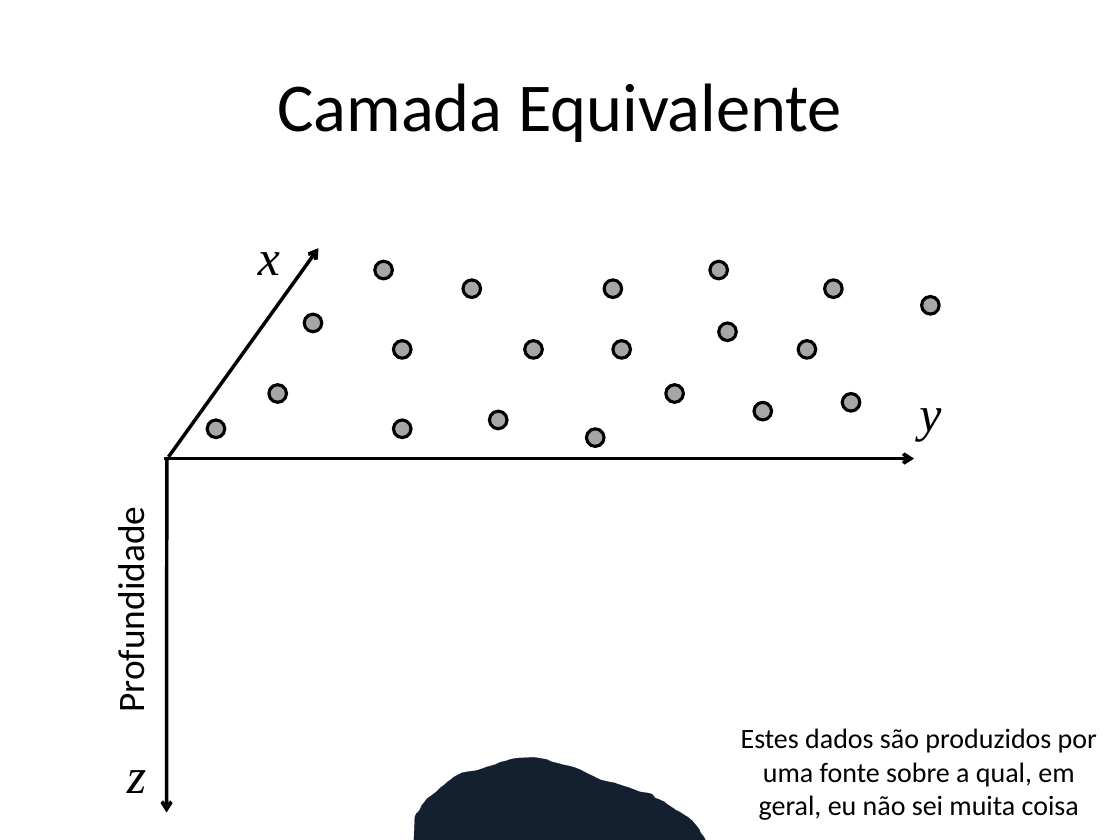
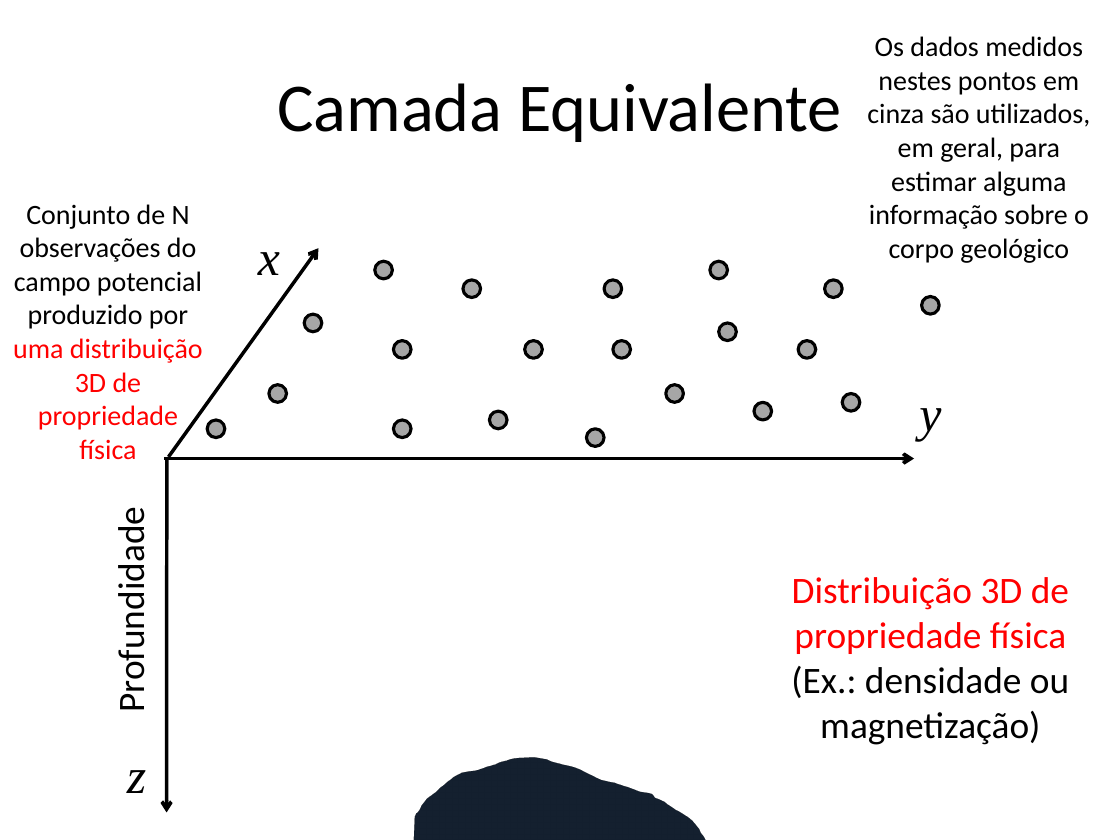
Before and after one commit to pinga-lab/CE-VII-SimBGf-2016, a slide deck: slide 13 of slides/ce-introducao.pptx (slide 19 before the commit). Drawn at 1120x840 pixels with LibreOffice and Linux fonts; fonts in the diff are those of the drawing. Boxes give left, top, right and bottom in pixels: in the first picture for what was removed or moved away, otherwise in the second. Text is boxed around its words. In the diff, an @@ line names an element or a change of style, - is before the commit and + after.

Commit message:
primeiras ideias sobre camada equivalente

```diff
--- a/slides/ce-introducao.pptx
+++ b/slides/ce-introducao.pptx
@@ text added at box(867, 36, 1090, 263), 18 pt, text #000000 @@
+Os dados medidos nestes pontos em cinza são utilizados, em geral, para estimar alguma informação sobre o corpo geológico
@@ text added at box(13, 204, 203, 460), 18 pt, text #000000 @@
+Conjunto de N observações do campo potencial produzido por uma distribuição 3D de propriedade física
@@ text added at box(791, 577, 1069, 745), 24 pt, text #FF0000 @@
+Distribuição 3D de propriedade física
+(Ex.: densidade ou magnetização)
@@ text removed at box(741, 728, 1097, 820) @@
-Estes dados são produzidos por uma fonte sobre a qual, em geral, eu não sei muita coisa
```
Also in this commit, not shown: 7 other slides changed, 10 slides added, 3 slides removed, 4 other files.
